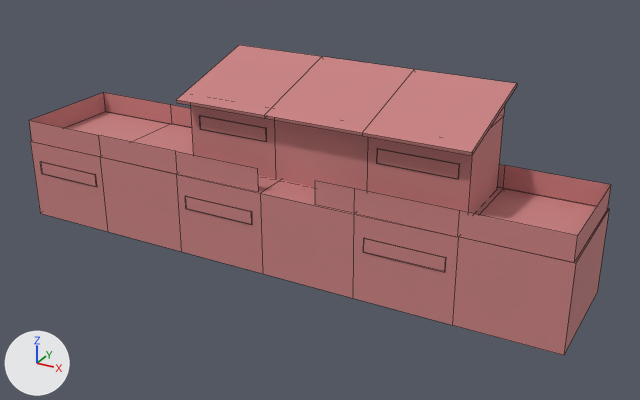
One commit to the FBX model FireDrill/Assets/04. Models/Street Lamp/Dummy Building 6.FBX: the scene before it, then after it.
Both versions are drawn from a camera (50 mm lens) standing at (22.5, -38.2, 22.2) and looking at (1.5, -0.1, 3.2). Every picture has the same lights, and +X, +Y and +Z are marked at lower left. Mesh edges are drawn as thin lines. Where no turn or scale is listed for an object, it has been applied to the vertices. Vertices at the same position are counted once.
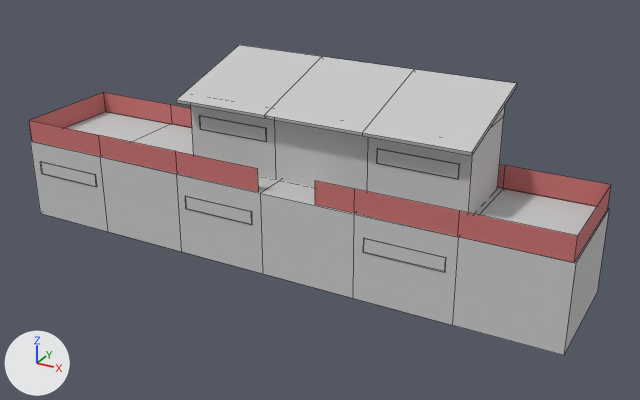
Where the change shows, as pixel boxes (x1, y1, x2, y2) in the pictures (640 x 400 px):
'Dummy Building 6', recoloured
    both: (30, 45, 609, 355)
'Object008', recoloured, reshaped
    both: (29, 92, 611, 263)
'Object006', recoloured
    both: (377, 149, 460, 179)
'Object005', recoloured
    both: (363, 238, 446, 272)
'Object007', recoloured
    both: (199, 116, 267, 142)
'Object003', recoloured
    both: (185, 196, 252, 225)
'Object004', recoloured
    both: (40, 162, 97, 187)
part 1 of me_mesh_006, added
    after: (29, 92, 611, 263)
part 2 of me_mesh_006, recoloured
    before: (29, 108, 607, 263)

The change, as a list of edits to the scene's bpy script:
```text
Change mat_street_lamp:
    mat_street_lamp.base_color: (0.588, 0.22, 0.22) -> (0.588, 0.588, 0.588)  # pink #ca8181 -> light grey #cacaca
Add mat_street_lamp_alpha:
    mat_street_lamp_alpha = principled_material('Street Lamp_Alpha')
    mat_street_lamp_alpha.base_color = (0.588, 0.165, 0.165)  # pink #ca7171
    mat_street_lamp_alpha.roughness = 0.859
Change me_mesh_006:
    used by ob_object008; location = (0.0, 0.0, 0.0)
    remove me_mesh_006.from_pydata(...)  # 30 vertices, 14 faces; spans x -15.8..15.8, y -3.5..2.8, z 4.6..5.9
    add me_mesh_006.from_pydata(...)  # 90 vertices, 46 faces; spans x -15.8..15.8, y -3.5..2.8, z 4.6..5.9
    me_mesh_006 part 1
    60 vertices are added at x -15.8..15.8, y -3.5..2.8, z 4.6..5.9
    32 new faces join them
    me_mesh_006 part 2: 14 faces spanning x -15.8..15.8, y -3.5..2.8, z 4.6..5.9 switch from mat_street_lamp (pink #ca8181) to mat_street_lamp_alpha (pink #ca7171)
```
